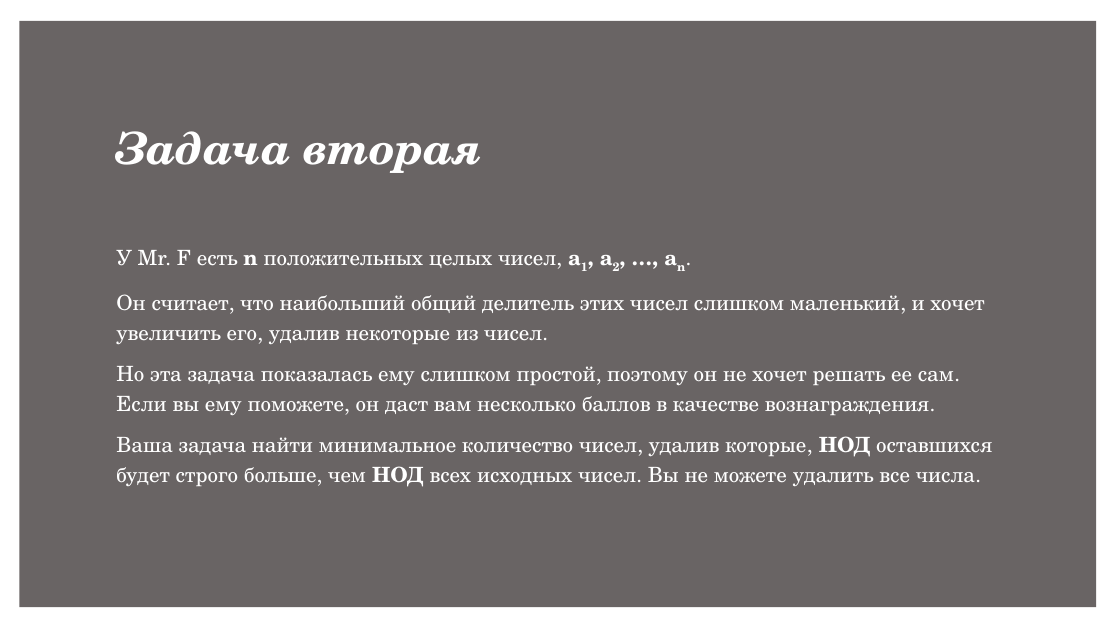
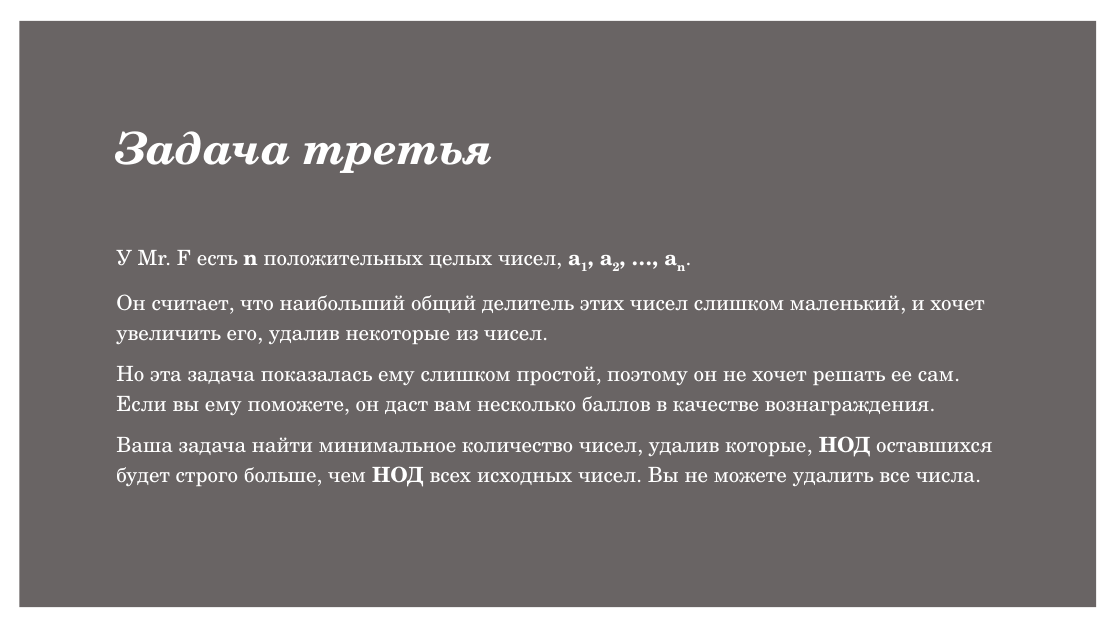
Before and after one commit to strax1e/AltExam, a slide deck: slide 1 of Level B/B2/B2. разбор.pptx. Drawn at 1120x630 pixels with LibreOffice and Linux fonts; fonts in the diff are those of the drawing. Boxes give left, top, right and bottom in pixels: in the first picture for what was removed or moved away, otherwise in the second. Text is boxed around its words. In the diff, an @@ line names an element or a change of style, - is before the commit and + after.

```diff
--- a/Level B/B2/B2. разбор.pptx
+++ b/Level B/B2/B2. разбор.pptx
@@ title at bbox=[116, 131, 494, 173]: text changed @@
-Задача вторая
+Задача третья
```
Also in this commit, not shown: 1 other file.
